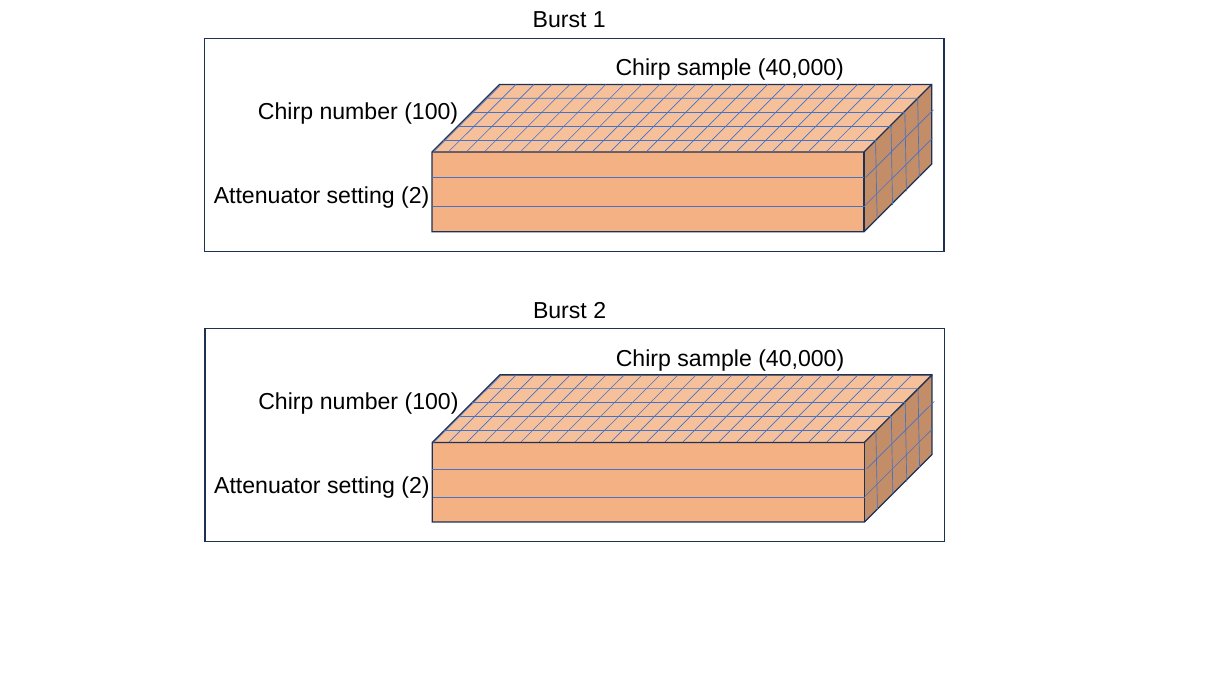
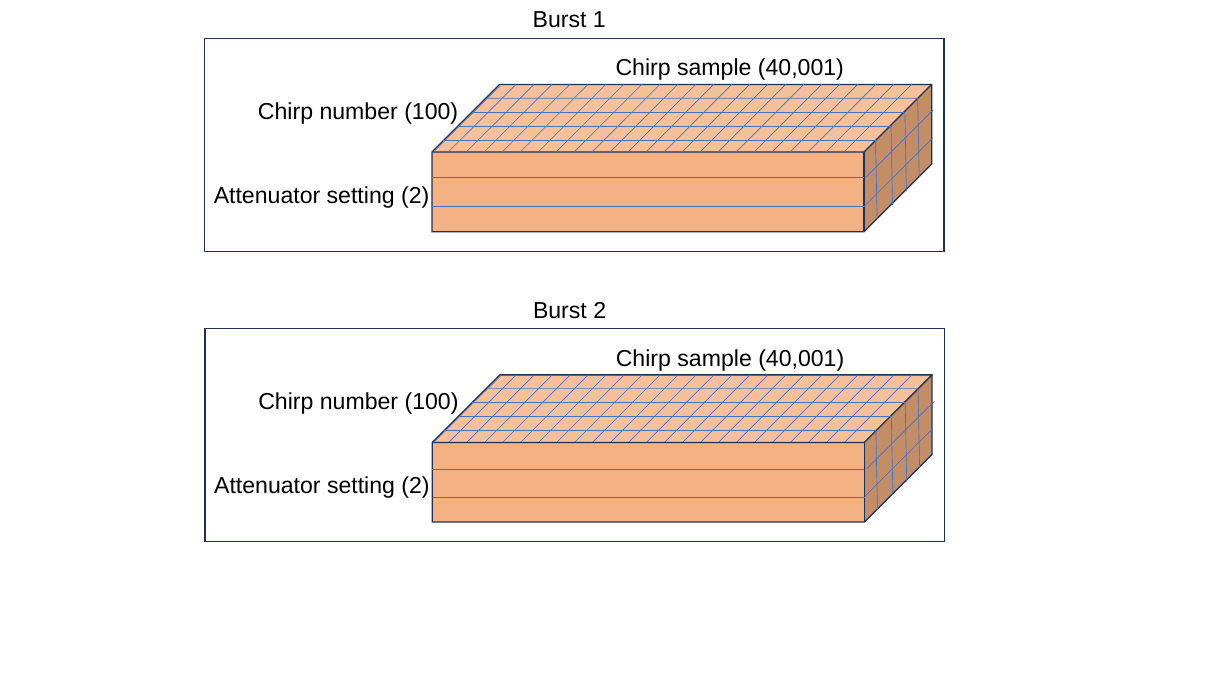
Before and after one commit to CryoInTheCloud/CryoCloudWebsite, a slide deck: slide 1 of book/img/ApRES_data_diagram.pptx. Drawn at 1232x693 pixels with LibreOffice and Linux fonts; fonts in the diff are those of the drawing. Boxes give left, top, right and bottom in pixels: in the first picture for what was removed or moved away, otherwise in the second. Text is boxed around its words. In the diff, an @@ line names an element or a change of style, - is before the commit and + after.

```diff
--- a/book/img/ApRES_data_diagram.pptx
+++ b/book/img/ApRES_data_diagram.pptx
@@ text at (616,58,844,80): text changed @@
-Chirp sample (40,000)
+Chirp sample (40,001)
@@ text at (616,349,844,371): text changed @@
-Chirp sample (40,000)
+Chirp sample (40,001)
```
Also in this commit, not shown: 3 other files.
